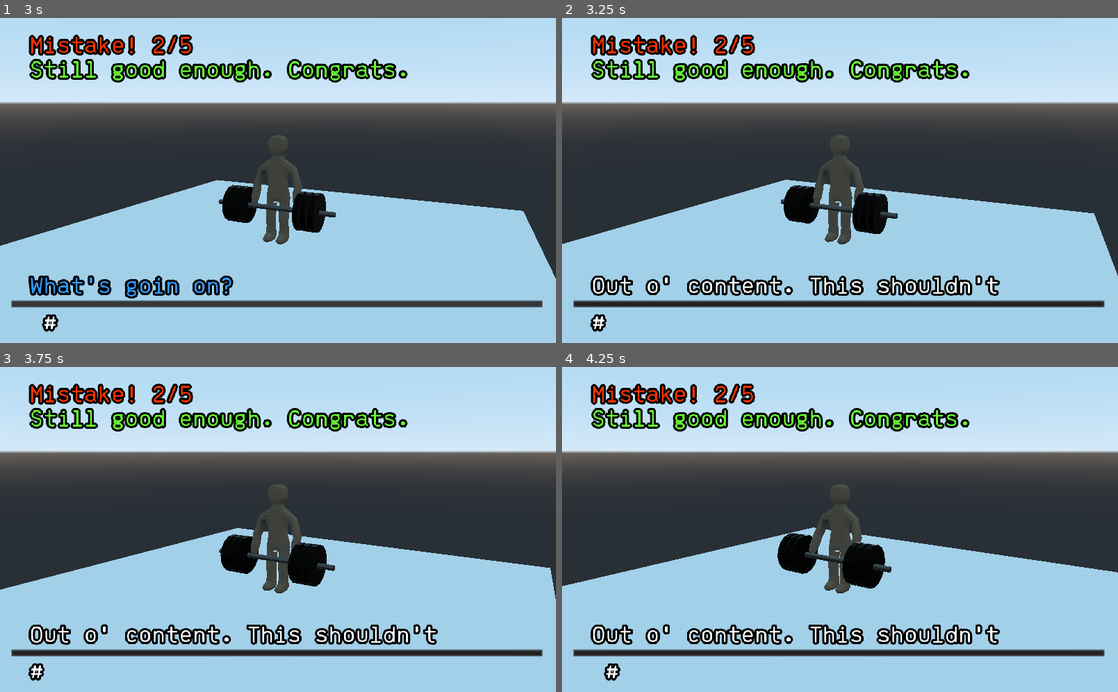
Above: before the commit, frames 1-4 (two rows, left to right).
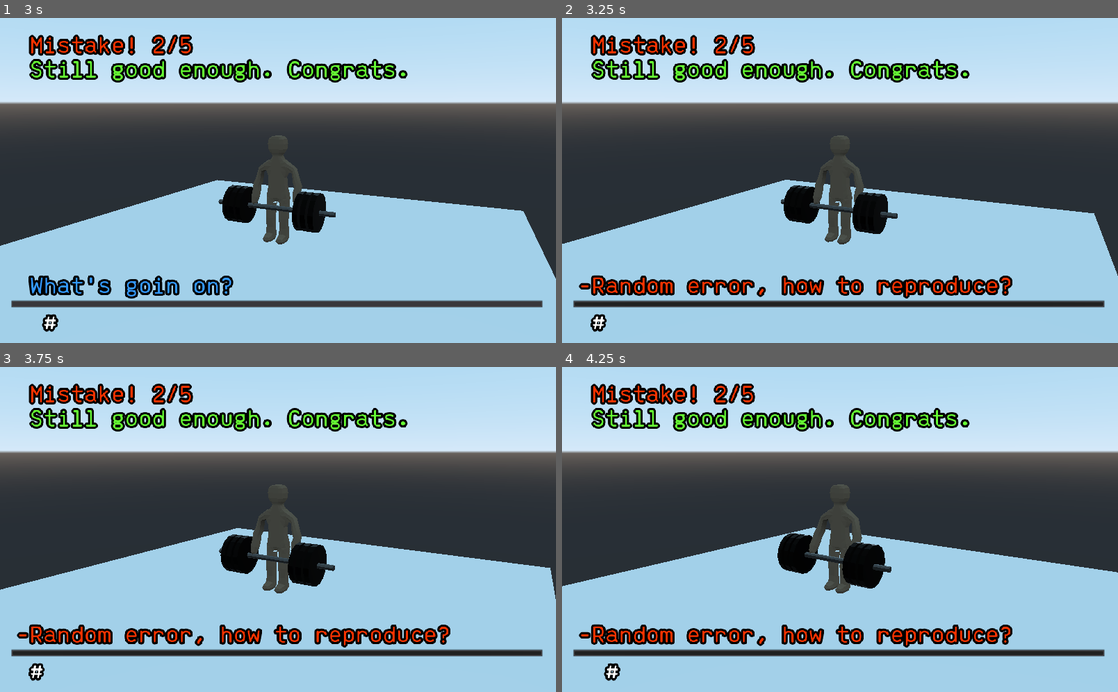
Above: after the commit, the same moments.

Repository: organicpencil/muscle-typer
Game: Godot game, scene res://start.tscn
Same seed, same stepped clock (60 frames per second), same inputs: the game is played once before the commit and once after it.
Inputs:
- Up to frame 1 (3 s): tap Space at 0.5, 0.77, 1.52 s; tap Enter every 0.75 s from 0.6 to 2.85 s
- Up to frame 2 (3.25 s): tap Space at 3.02 s
- Up to frame 3 (3.75 s): tap Enter at 3.6 s
- Up to frame 4 (4.25 s): tap Space at 3.77 s

Frame 1 is identical in both runs. In frame 2, 2.7% of the frame differs, in the area x 3-81%, y 79-87%; in frame 3, 2.7%; in frame 4, 2.7%.

Commit message:
Better message for the error I can't reproduce

Diff:
--- a/project/typer/typer.gd
+++ b/project/typer/typer.gd
@@ -69,7 +69,8 @@
 
 func next_message():
 	if !all_phrases.size():
-		message_label.bbcode_text = " Out o' content. This shouldn't happen. Sort of."
+		message_label.bbcode_text = "[color=#ff3300]-Random error, how to reproduce?[/color]"
+		print("This shouldn't happen")
 		return false
 
 	message_text = all_phrases.pop_front()
